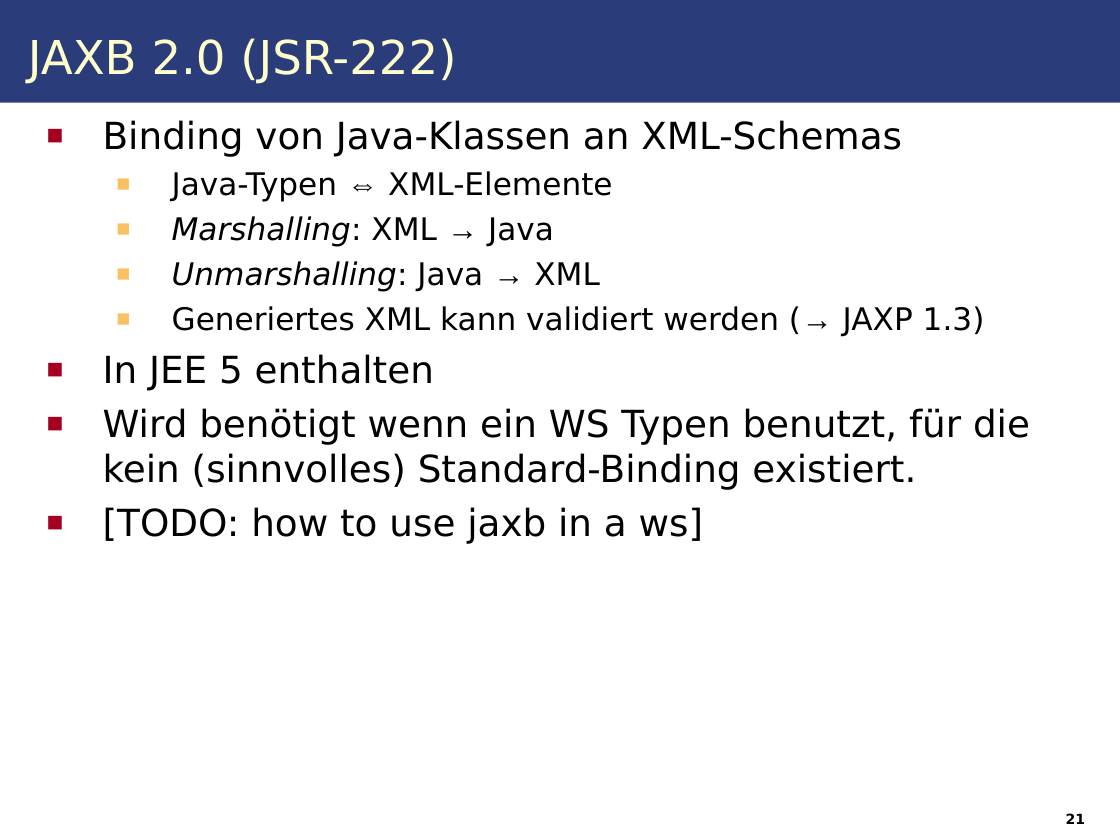
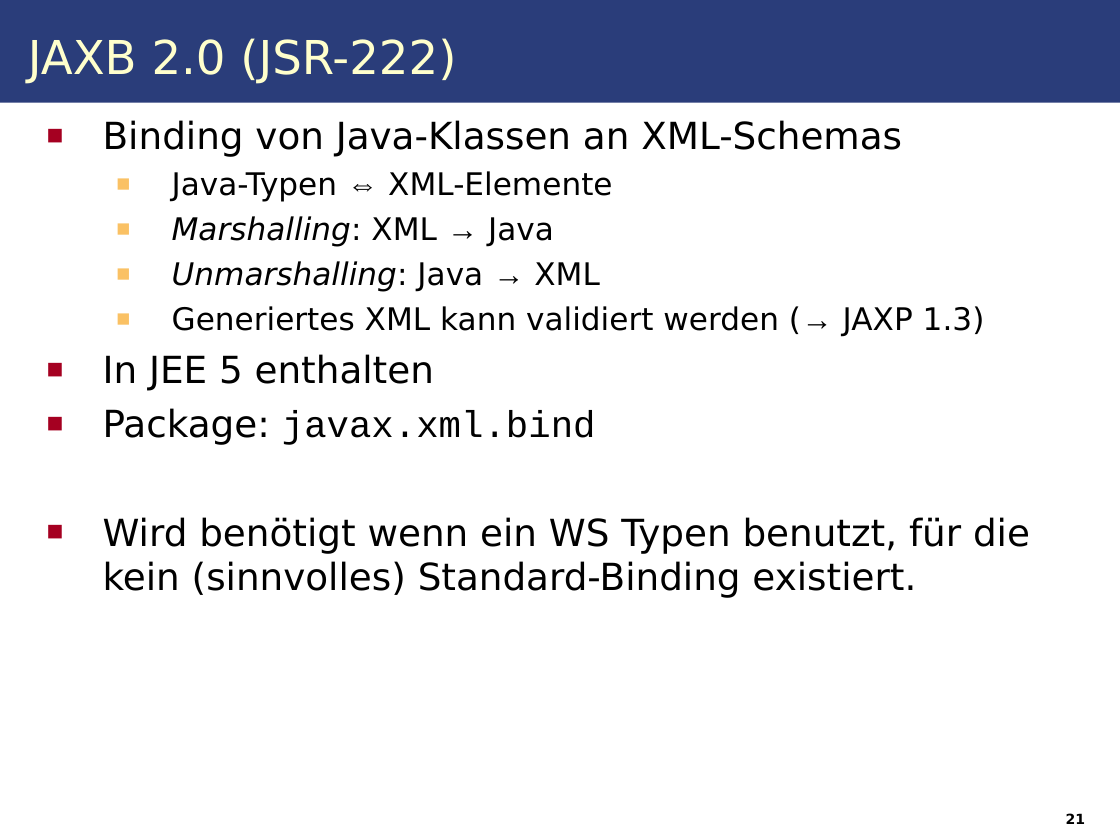
Before and after one commit to IAAS/decidr, a slide deck: slide 21 of seminars/rr/presentation/Web_Services.odp. Drawn at 1120x840 pixels with LibreOffice and Linux fonts; fonts in the diff are those of the drawing. Boxes give left, top, right and bottom in pixels: in the first picture for what was removed or moved away, otherwise in the second. Text is boxed around its words. In the diff, an @@ line names an element or a change of style, - is before the commit and + after.

```diff
--- a/seminars/rr/presentation/Web_Services.odp
+++ b/seminars/rr/presentation/Web_Services.odp
@@ text at [103, 408, 596, 445]: paragraph added @@
+■ Package: javax.xml.bind
@@ text at [103, 507, 704, 544]: paragraph removed @@
-■ [TODO: how to use jaxb in a ws]
```
Also in this commit, not shown: 9 other slides changed, 1 slide added.
